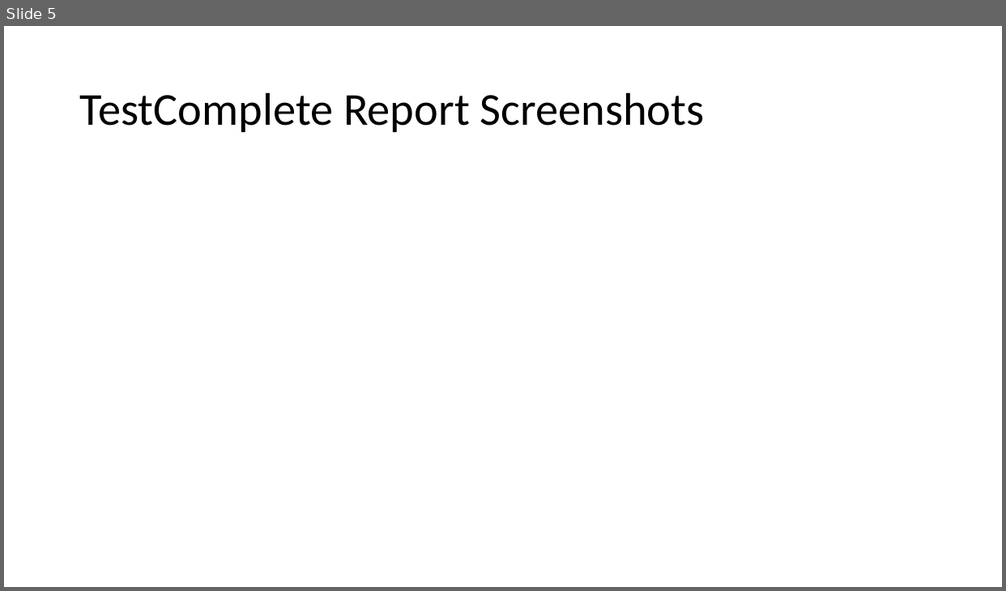
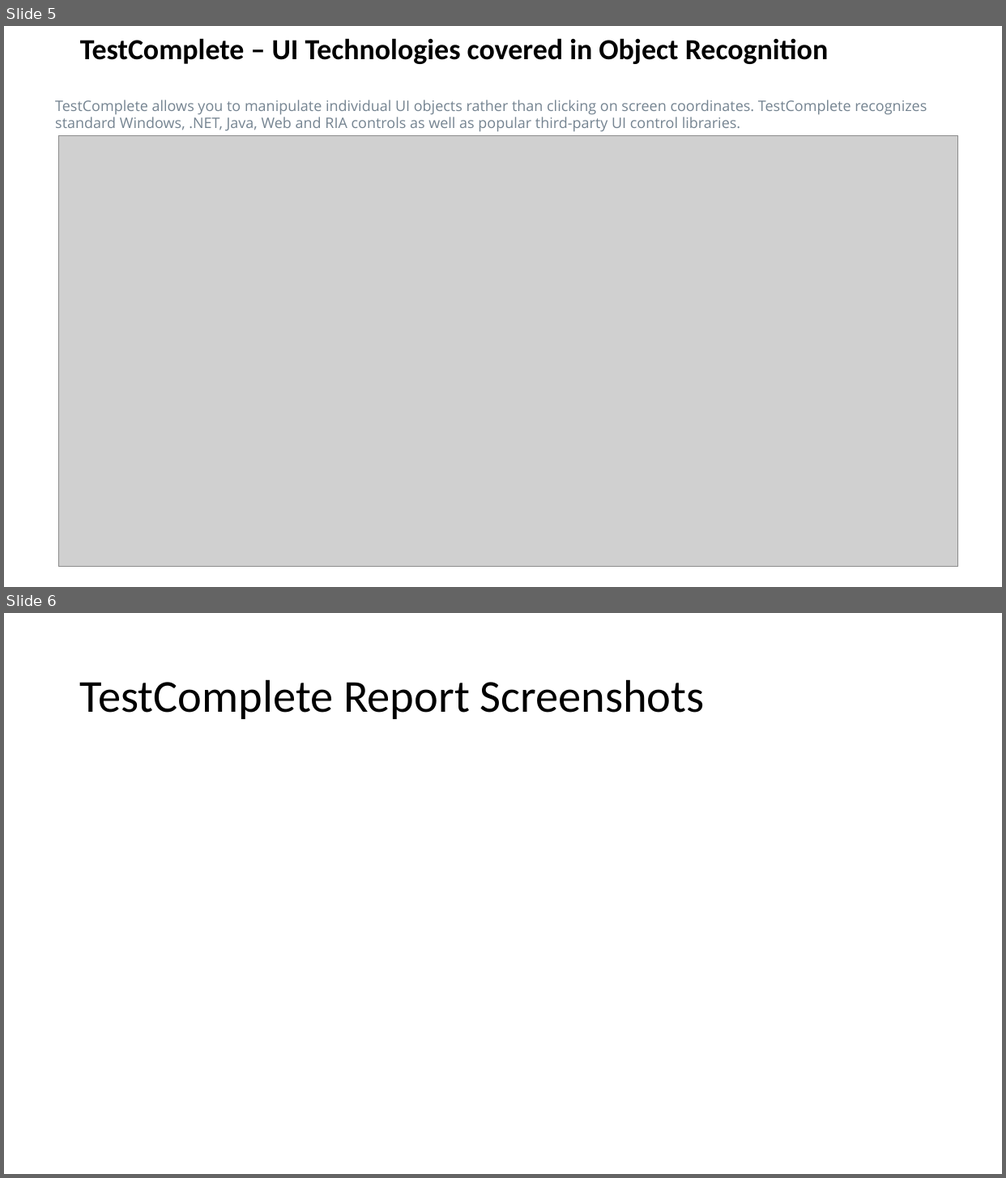
Before and after one commit to nirmalapsn/TestCompletePOCWindowsApp, a slide deck: POCProjectSuite/Documents/TestCompletePOCPresentation.pptx. Shown one above the other, each under a label of ours: slide 5 before the commit, slides 5 and 6 after it. The pictures are 1006x591 and 1006x1178 pixels, drawn with LibreOffice and Linux fonts; fonts in the diff are those of the drawing; grey boxes stand for pictures. Boxes give left, top, right and bottom in pixels: in the first picture for what was removed or moved away, otherwise in the second. Text is boxed around its words. In the diff, an @@ line names an element or a change of style, - is before the commit and + after.

```diff
--- a/POCProjectSuite/Documents/TestCompletePOCPresentation.pptx
+++ b/POCProjectSuite/Documents/TestCompletePOCPresentation.pptx
@@ slide 5 added at (4, 26, 1002, 587), background #FFFFFF @@
@@ title added at (80, 38, 829, 64), 28 pt, text #000000, bold @@
+TestComplete – UI Technologies covered in Object Recognition
@@ text added at (55, 100, 927, 132), 14 pt, text #758491 @@
+TestComplete allows you to manipulate individual UI objects rather than clicking on screen coordinates. TestComplete recognizes standard Windows, .NET, Java, Web and RIA controls as well as popular third-party UI control libraries.
@@ picture added at (58, 136, 958, 567) @@
@@ what was slide 5 is now slide 6 @@
```
